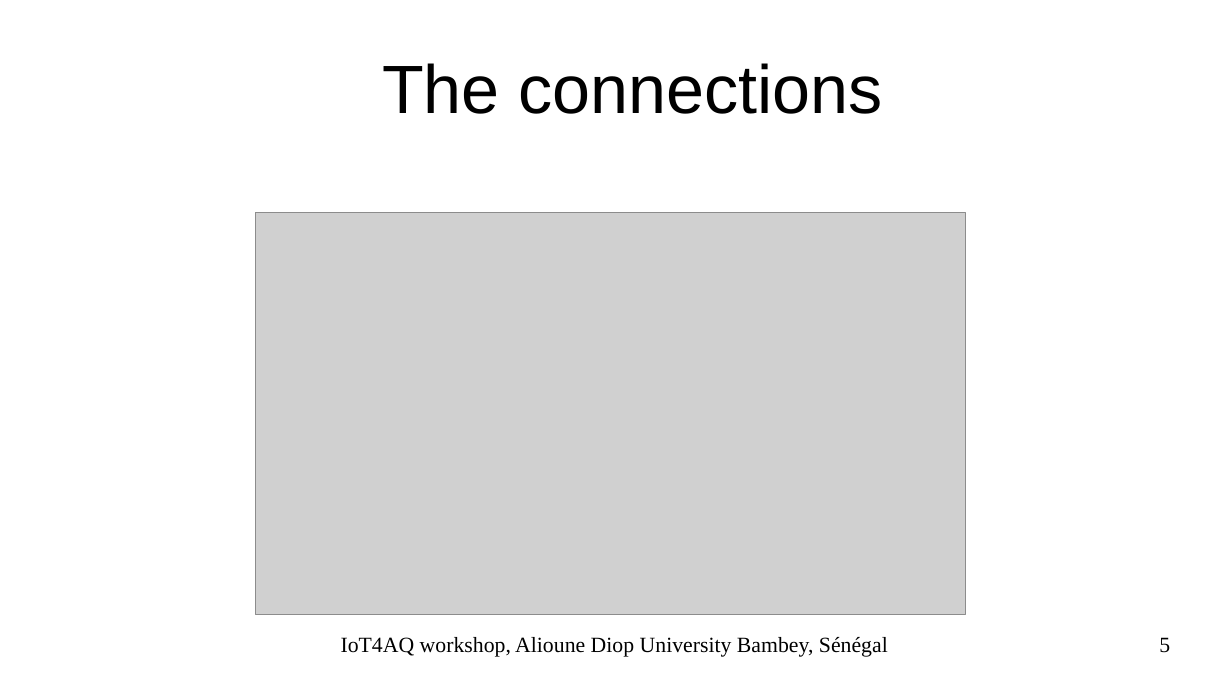
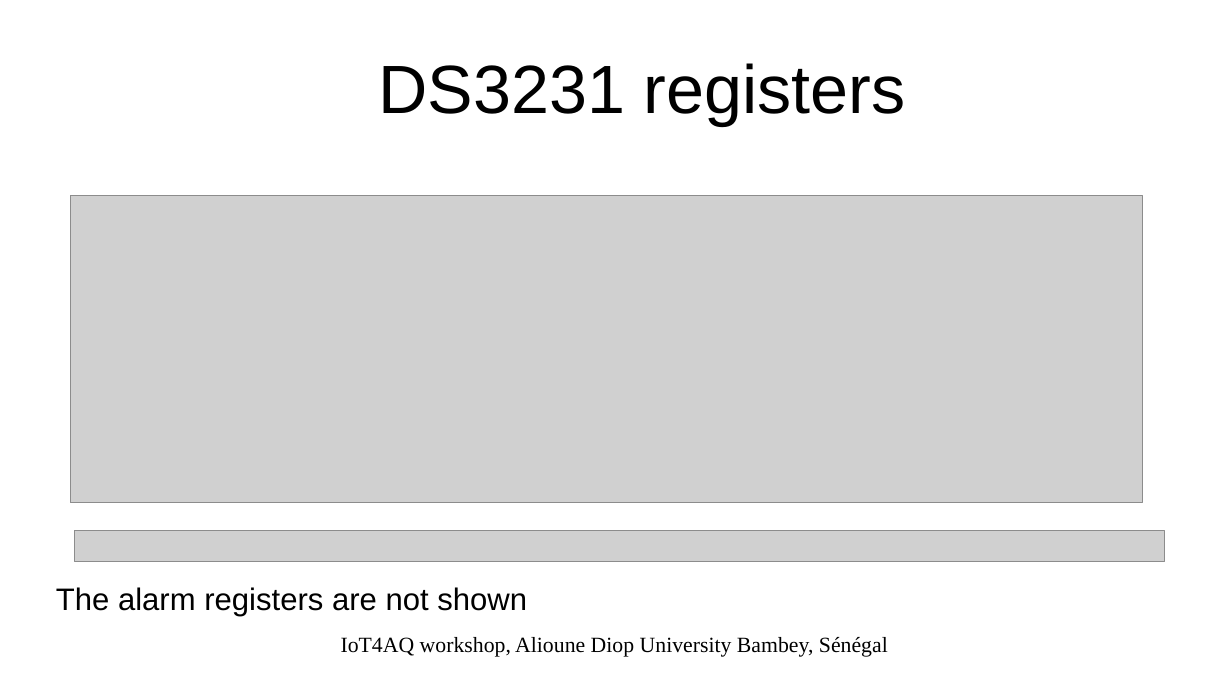
Before and after one commit to uraich/IoT4AQ, a slide deck: slide 3 of workshop/slides/iot4aq_rtc.odp (slide 5 before the commit). Drawn at 1232x693 pixels with LibreOffice and Linux fonts; fonts in the diff are those of the drawing; grey boxes stand for pictures; background and template pictures are left out. Boxes give left, top, right and bottom in pixels: in the first picture for what was removed or moved away, otherwise in the second. Text is boxed around its words. In the diff, an @@ line names an element or a change of style, - is before the commit and + after.

Commit message:
updated slides

```diff
--- a/workshop/slides/iot4aq_rtc.odp
+++ b/workshop/slides/iot4aq_rtc.odp
@@ title at (378, 63, 906, 125): text changed @@
-The connections
+DS3231 registers
@@ picture: place and size @@
-picture at (255, 212, 965, 615)
+picture at (70, 196, 1143, 503)
@@ picture added at (75, 531, 1165, 562) @@
@@ text added at (56, 587, 527, 616), 20 pt, text #000000 @@
+The alarm registers are not shown
@@ page number removed at (1159, 637, 1170, 653) @@
-5
```
Also in this commit, not shown: 1 other slide changed, 1 slide added, 8 slides removed, 4 other files.
